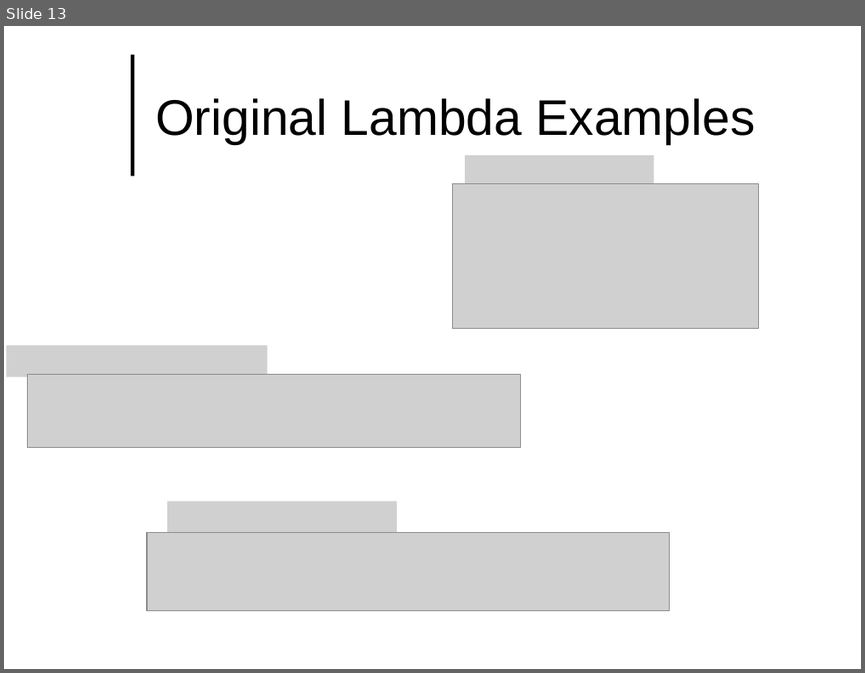
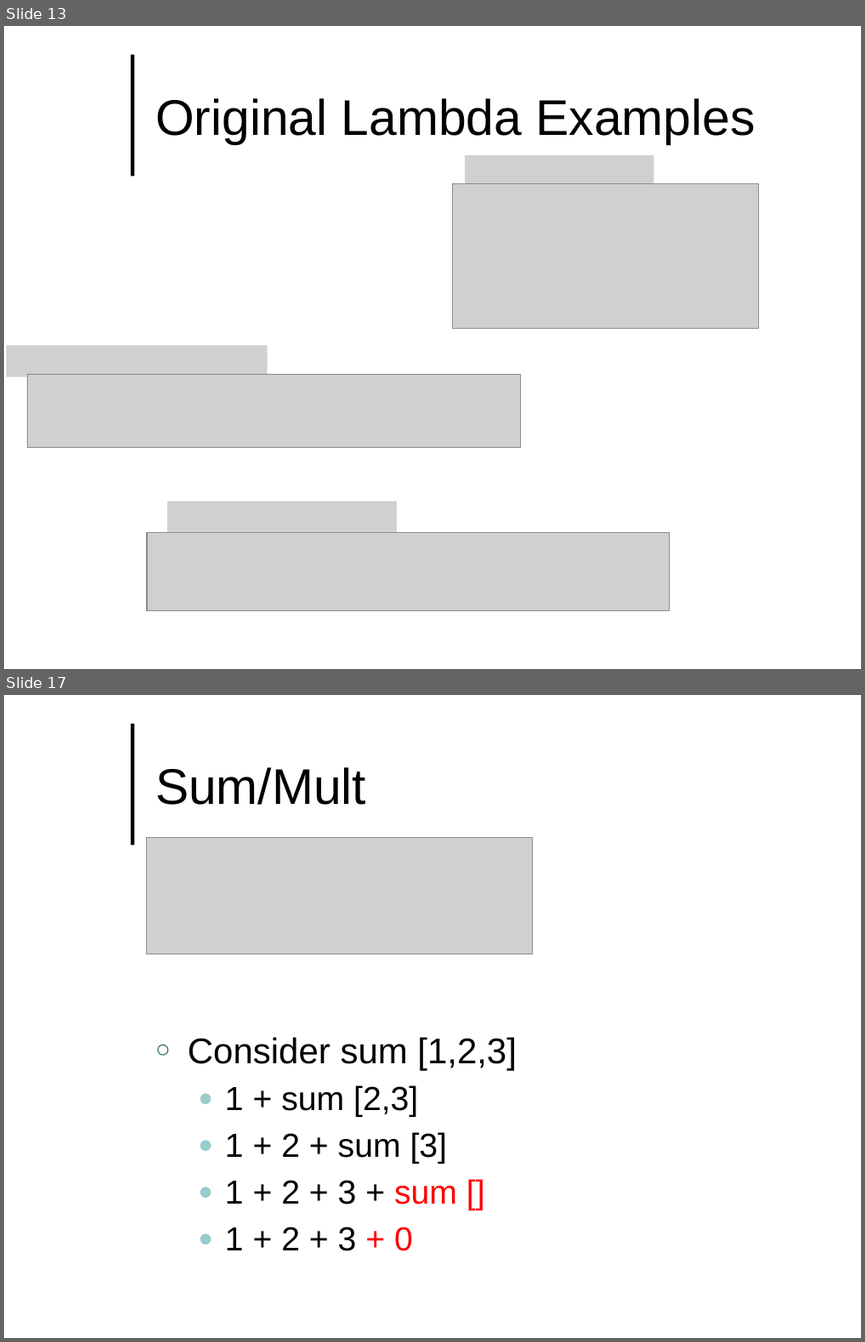
Before and after one commit to lutzhamel/CSC493, a slide deck: notes/csc493-ln011.pptx. Shown one above the other, each under a label of ours: slide 13 before the commit, slides 13 and 17 after it; the slides between them are not shown. The pictures are 865x673 and 865x1342 pixels, drawn with LibreOffice and Linux fonts; fonts in the diff are those of the drawing; grey boxes stand for pictures; background and template pictures are left out. Boxes give left, top, right and bottom in pixels: in the first picture for what was removed or moved away, otherwise in the second. Text is boxed around its words. In the diff, an @@ line names an element or a change of style, - is before the commit and + after.

```diff
--- a/notes/csc493-ln011.pptx
+++ b/notes/csc493-ln011.pptx
@@ slide 17 added at <box>4,695,861,1338</box>, background #FFFFFF; not listed: 1 template element that a slide beside it also shows @@
@@ title added at <box>155,767,366,805</box>, 42 pt, text #000000 @@
+Sum/Mult
@@ picture added at <box>147,838,533,953</box> @@
@@ text added at <box>188,1037,517,1251</box>, 28 pt, text #000000 @@
+○ Consider sum [1,2,3]
+  ● 1 + sum [2,3]
+  ● 1 + 2 + sum [3]
+  ● 1 + 2 + 3 + sum []
+  ● 1 + 2 + 3 + 0
```
Also in this commit, not shown: 10 other slides added, 1 slide removed, 10 other files.
